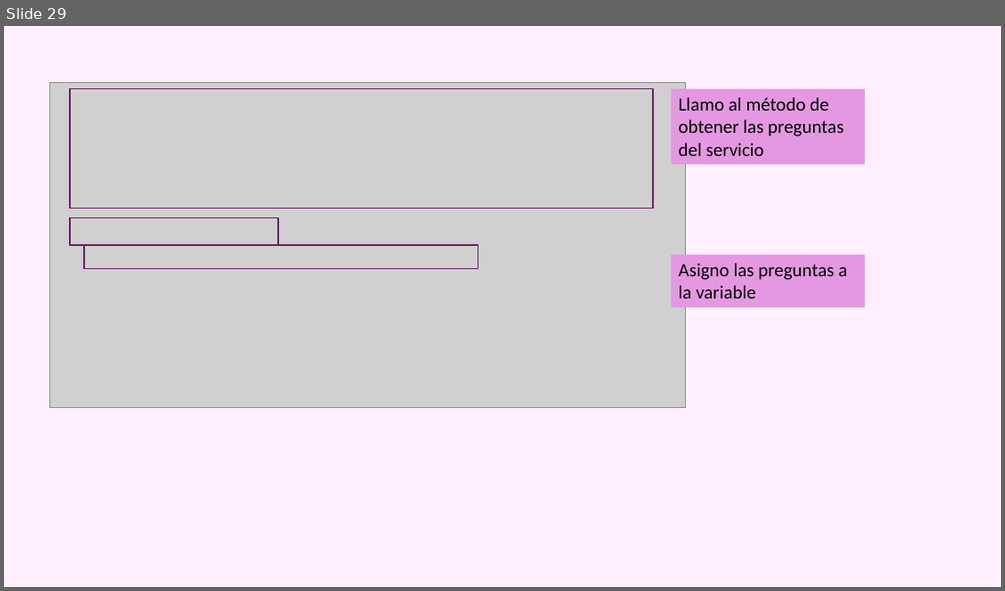
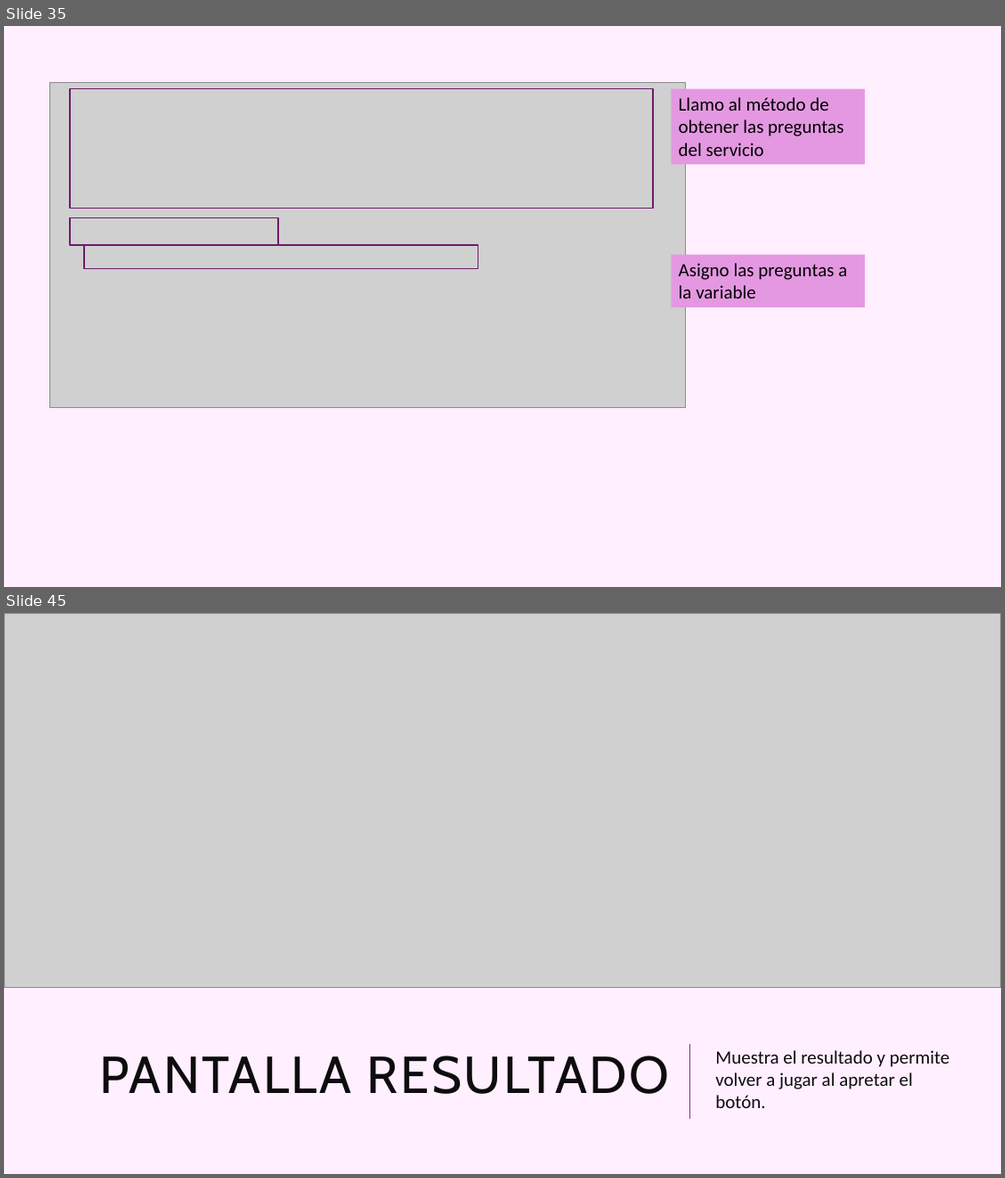
Before and after one commit to azaharafernandezguizan/STEMTrivial, a slide deck: Documents/Trivial_Aurelia.pptx. Shown one above the other, each under a label of ours: slide 29 before the commit, slides 35 and 45 after it; the slides between them are not shown. The pictures are 1005x591 and 1005x1178 pixels, drawn with LibreOffice and Linux fonts; fonts in the diff are those of the drawing; grey boxes stand for pictures. Boxes give left, top, right and bottom in pixels: in the first picture for what was removed or moved away, otherwise in the second. Text is boxed around its words. In the diff, an @@ line names an element or a change of style, - is before the commit and + after.

```diff
--- a/Documents/Trivial_Aurelia.pptx
+++ b/Documents/Trivial_Aurelia.pptx
@@ slide 45 added at [4, 613, 1001, 1174], background #FFEFFF @@
@@ picture added at [4, 613, 1001, 987] @@
@@ title added at [100, 1055, 669, 1094], 50 pt, text #0D0D0D @@
+PANTALLA RESULTADO
@@ line added from (689, 1119) to (689, 1044), #92278F 1.5 pt @@
@@ text added at [715, 1050, 950, 1108], 18 pt, text #0D0D0D @@
+Muestra el resultado y permite volver a jugar al apretar el botón.
@@ what was slide 29 is now slide 35 @@
```
Also in this commit, not shown: 15 other slides added, 4 other files.
